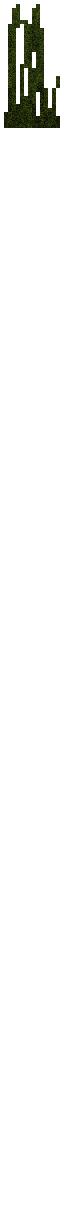
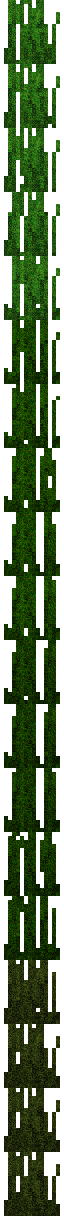
Comparing the layer stacks of the two 64 x 1216 images. Changes:
showed group "64x Textures" (158 layers) over [4, 0, 60, 1216]
showed group "Tall Seagrass Bottom (19)" (51 layers) over [4, 0, 60, 1216]
showed "tall seagrass bottom" over [4, 0, 60, 1216]
hid group "standard blocks bottom" (24 layers), moved it into group "Tall Seagrass Bottom (19)" over [4, 64, 60, 128]
showed group "Tall Seagrass Top (19)" (26 layers) over [4, 0, 60, 1216]
showed "tall seagrass top block" over [8, 4, 56, 1216]
hid group "standard blocks top" (24 layers), moved it into group "64x Textures" over [8, 4, 56, 64]
